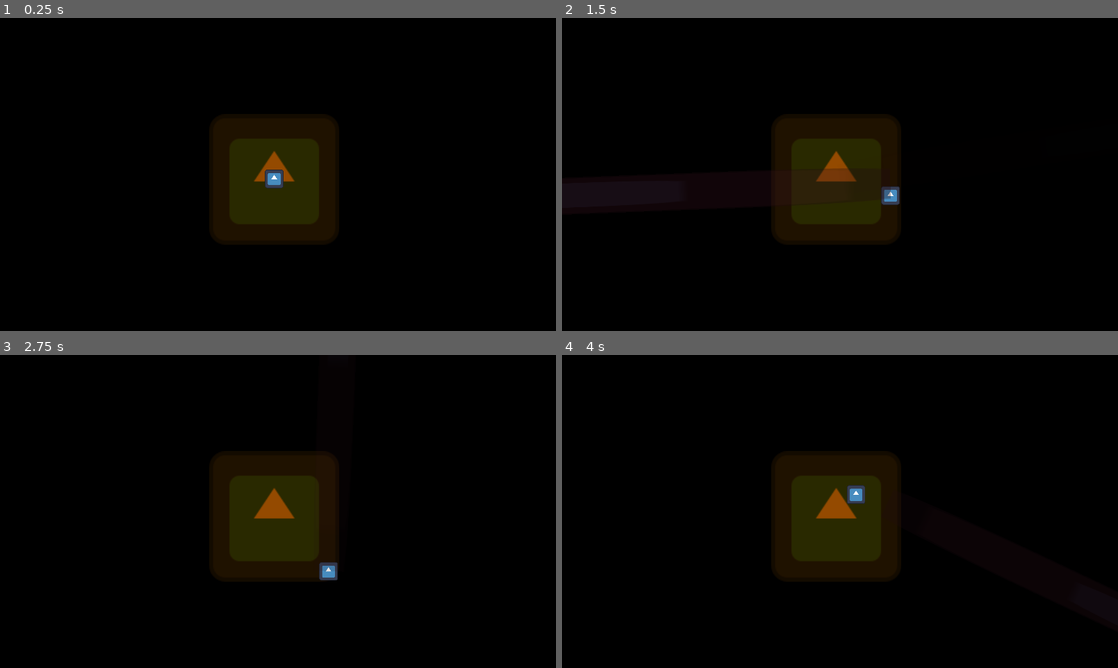
Above: before the commit, frames 1-4 (two rows, left to right).
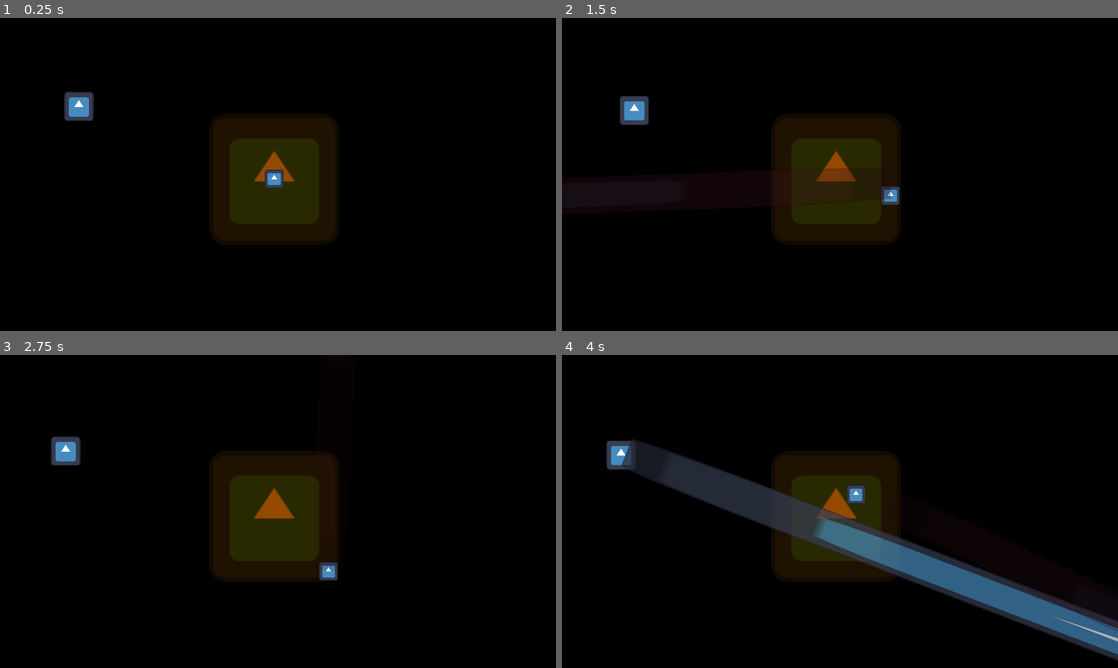
Above: after the commit, the same moments.

Repository: deppong/ludumdare54
Game: Godot game, scene res://objects/main.tscn
The game is run twice, just before and just after one commit, with the same random seed, the same clock (stepped at 60 frames per second) and the same inputs. The engine's default icon, where the game draws it, is replaced by a stand-in: a white triangle on a blue panel in a dark square.
Inputs (mouse positions are in pixels of both pictures, inside the frame that each line leads up to):
- Up to frame 1 (0.25 s): no input
- Up to frame 2 (1.5 s): move the mouse to (962, 158) at 0.52 s; hold D (MoveRight) 0.53-1.28 s; click (962, 158) at 0.6 s; move the mouse to (728, 190) at 1.27 s; hold S (MoveDown) from 1.28 s (still down); click (728, 190) at 1.35 s
- Up to frame 3 (2.75 s): move the mouse to (333, 442) at 2.02 s; release S (MoveDown) at 2.03 s; hold D (MoveRight) from 2.03 s (still down); click (333, 442) at 2.1 s
- Up to frame 4 (4 s): move the mouse to (812, 574) at 2.77 s; release D (MoveRight) at 2.78 s; hold W (MoveUp) 2.78-3.53 s; click (812, 574) at 2.85 s; move the mouse to (1006, 558) at 3.52 s; hold A (MoveLeft) from 3.53 s (still down); click (1006, 558) at 3.6 s

The runs differ from the first frame. In frame 1, 0.5% of the frame differs, in the area x 11-17%, y 23-33%; in frame 2, 0.5%; in frame 3, 0.5%; in frame 4, 11%, in the area x 8-100%, y 26-98%.

Commit message:
Revert "main menu playable"
This reverts commit 9d2a5c27e5ff2a6bd9a317ffebb256ce62d58210.

Diff:
--- a/objects/main.tscn
+++ b/objects/main.tscn
@@ -1,7 +1,8 @@
-[gd_scene load_steps=6 format=3 uid="uid://djdtyl7tf3634"]
+[gd_scene load_steps=7 format=3 uid="uid://djdtyl7tf3634"]
 
 [ext_resource type="PackedScene" uid="uid://dogmmm25rvd6e" path="res://objects/player.tscn" id="1_e41k3"]
 [ext_resource type="Texture2D" uid="uid://cph1qfbbhpa78" path="res://art/icon.svg" id="1_vre6o"]
+[ext_resource type="PackedScene" uid="uid://c76ljtfxo7xq2" path="res://objects/enemy.tscn" id="3_u6leu"]
 
 [sub_resource type="RectangleShape2D" id="RectangleShape2D_bhvtb"]
 size = Vector2(515, 508)
@@ -55,3 +56,6 @@
 [node name="Player" parent="." instance=ExtResource("1_e41k3")]
 position = Vector2(947, 555)
 scale = Vector2(0.5, 0.5)
+
+[node name="enemy" parent="." instance=ExtResource("3_u6leu")]
+position = Vector2(277, 303)
--- a/objects/player.tscn
+++ b/objects/player.tscn
@@ -17,7 +17,7 @@
 "speed": 5.0
 }]
 
-[node name="Player" type="CharacterBody2D"]
+[node name="Player" type="CharacterBody2D" groups=["player"]]
 collision_layer = 3
 motion_mode = 1
 script = ExtResource("1_1jluk")
--- a/objects/player_beam.tscn
+++ b/objects/player_beam.tscn
@@ -16,6 +16,53 @@
 "name": &"default",
 "speed": 5.0
 }]
+
+[sub_resource type="Animation" id="Animation_px7sy"]
+length = 0.001
+tracks/0/type = "bezier"
+tracks/0/imported = false
+tracks/0/enabled = true
+tracks/0/path = NodePath(".:modulate:r")
+tracks/0/interp = 1
+tracks/0/loop_wrap = true
+tracks/0/keys = {
+"handle_modes": PackedInt32Array(0),
+"points": PackedFloat32Array(1, -0.25, 0, 0.25, 0),
+"times": PackedFloat32Array(0)
+}
+tracks/1/type = "bezier"
+tracks/1/imported = false
+tracks/1/enabled = true
+tracks/1/path = NodePath(".:modulate:g")
+tracks/1/interp = 1
+tracks/1/loop_wrap = true
+tracks/1/keys = {
+"handle_modes": PackedInt32Array(0),
+"points": PackedFloat32Array(1, -0.25, 0, 0.25, 0),
+"times": PackedFloat32Array(0)
+}
+tracks/2/type = "bezier"
+tracks/2/imported = false
+tracks/2/enabled = true
+tracks/2/path = NodePath(".:modulate:b")
+tracks/2/interp = 1
+tracks/2/loop_wrap = true
+tracks/2/keys = {
+"handle_modes": PackedInt32Array(0),
+"points": PackedFloat32Array(1, -0.25, 0, 0.25, 0),
+"times": PackedFloat32Array(0)
+}
+tracks/3/type = "bezier"
+tracks/3/imported = false
+tracks/3/enabled = true
+tracks/3/path = NodePath(".:modulate:a")
+tracks/3/interp = 1
+tracks/3/loop_wrap = true
+tracks/3/keys = {
+"handle_modes": PackedInt32Array(0),
+"points": PackedFloat32Array(1, -0.25, 0, 0.25, 0),
+"times": PackedFloat32Array(0)
+}
 
 [sub_resource type="Animation" id="Animation_ghkfr"]
 resource_name = "player_beam_fadeOut"
@@ -70,59 +117,12 @@
 tracks/4/interp = 1
 tracks/4/loop_wrap = true
 tracks/4/keys = {
-"times": PackedFloat32Array(1),
+"times": PackedFloat32Array(1.01),
 "transitions": PackedFloat32Array(1),
 "values": [{
 "args": [],
 "method": &"queue_free"
 }]
-}
-
-[sub_resource type="Animation" id="Animation_px7sy"]
-length = 0.001
-tracks/0/type = "bezier"
-tracks/0/imported = false
-tracks/0/enabled = true
-tracks/0/path = NodePath(".:modulate:r")
-tracks/0/interp = 1
-tracks/0/loop_wrap = true
-tracks/0/keys = {
-"handle_modes": PackedInt32Array(0),
-"points": PackedFloat32Array(1, -0.25, 0, 0.25, 0),
-"times": PackedFloat32Array(0)
-}
-tracks/1/type = "bezier"
-tracks/1/imported = false
-tracks/1/enabled = true
-tracks/1/path = NodePath(".:modulate:g")
-tracks/1/interp = 1
-tracks/1/loop_wrap = true
-tracks/1/keys = {
-"handle_modes": PackedInt32Array(0),
-"points": PackedFloat32Array(1, -0.25, 0, 0.25, 0),
-"times": PackedFloat32Array(0)
-}
-tracks/2/type = "bezier"
-tracks/2/imported = false
-tracks/2/enabled = true
-tracks/2/path = NodePath(".:modulate:b")
-tracks/2/interp = 1
-tracks/2/loop_wrap = true
-tracks/2/keys = {
-"handle_modes": PackedInt32Array(0),
-"points": PackedFloat32Array(1, -0.25, 0, 0.25, 0),
-"times": PackedFloat32Array(0)
-}
-tracks/3/type = "bezier"
-tracks/3/imported = false
-tracks/3/enabled = true
-tracks/3/path = NodePath(".:modulate:a")
-tracks/3/interp = 1
-tracks/3/loop_wrap = true
-tracks/3/keys = {
-"handle_modes": PackedInt32Array(0),
-"points": PackedFloat32Array(1, -0.25, 0, 0.25, 0),
-"times": PackedFloat32Array(0)
 }
 
 [sub_resource type="AnimationLibrary" id="AnimationLibrary_63hkf"]
@@ -141,7 +141,6 @@
 
 [node name="CollisionShape2D" type="CollisionShape2D" parent="Area2D"]
 position = Vector2(64.9998, -0.500005)
-scale = Vector2(1, 1)
 shape = SubResource("RectangleShape2D_2wk25")
 
 [node name="AnimatedSprite2D" type="AnimatedSprite2D" parent="Area2D"]
Not shown: 1 places in objects/player_beam.tscn that only renumber resources
